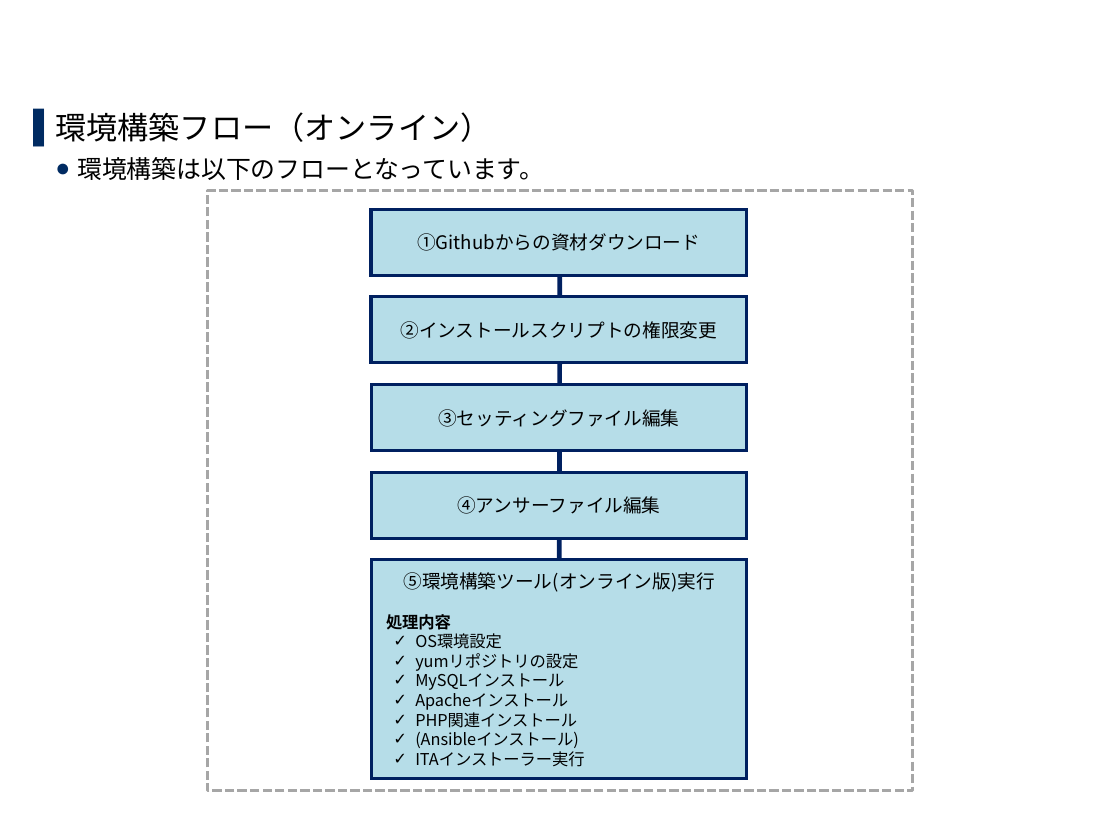
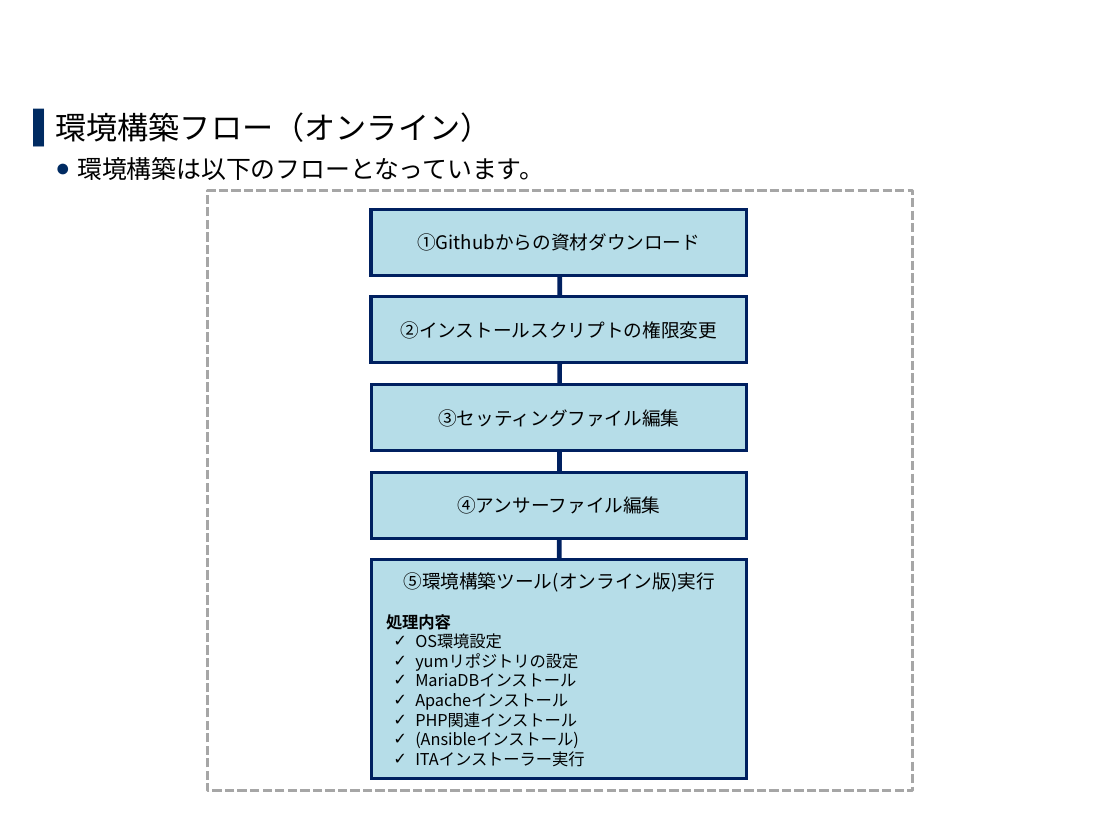
Before and after one commit to exastro-suite/it-automation-docs, a slide deck: slide 12 of asset/Learn_ja/ITA-online-install_ja.pptx. Drawn at 1120x840 pixels with LibreOffice and Linux fonts; fonts in the diff are those of the drawing; background and template pictures are left out. Boxes give left, top, right and bottom in pixels: in the first picture for what was removed or moved away, otherwise in the second. Text is boxed around its words. In the diff, an @@ line names an element or a change of style, - is before the commit and + after.

```diff
--- a/asset/Learn_ja/ITA-online-install_ja.pptx
+++ b/asset/Learn_ja/ITA-online-install_ja.pptx
@@ text in rectangle at (415, 670, 576, 687): text changed @@
-✓ MySQLインストール
+✓ MariaDBインストール
```
Also in this commit, not shown: 7 other slides changed.
